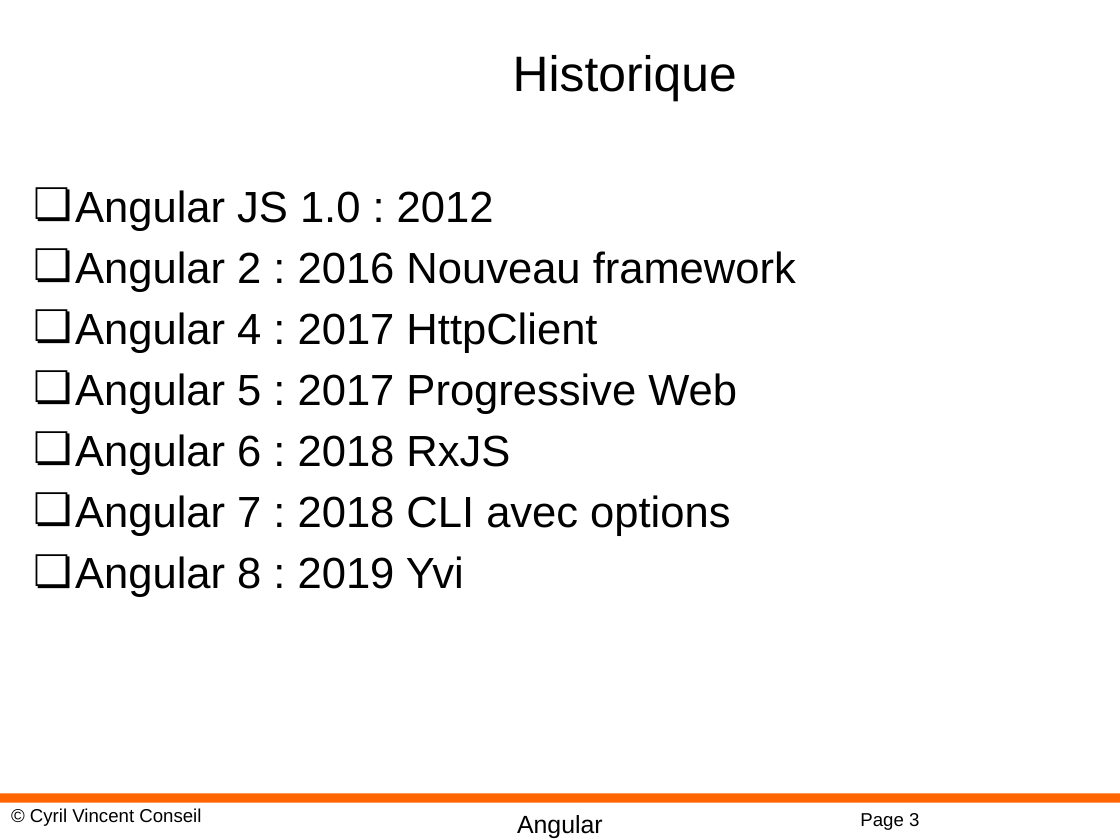
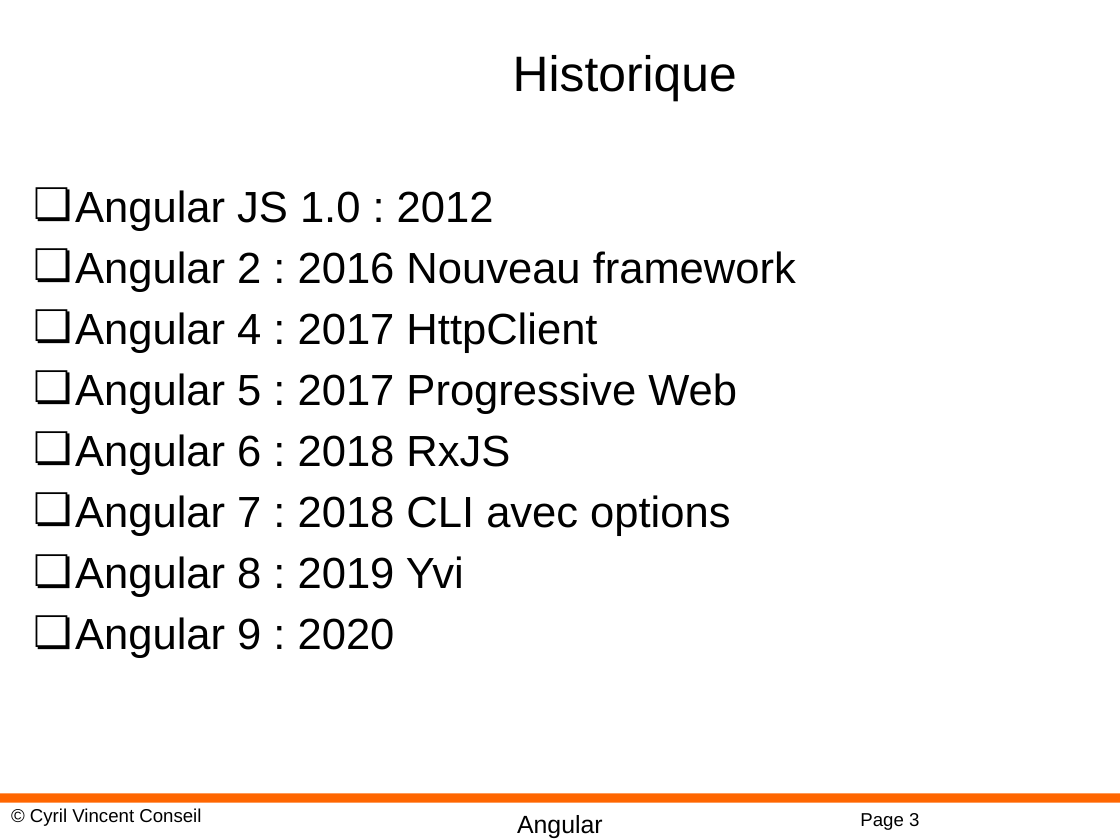
Before and after one commit to cyrilvincent/angular, a slide deck: slide 3 of PPT/Angular01-Intro.pptx. Drawn at 1120x840 pixels with LibreOffice and Linux fonts; fonts in the diff are those of the drawing; background and template pictures are left out. Boxes give left, top, right and bottom in pixels: in the first picture for what was removed or moved away, otherwise in the second. Text is boxed around its words. In the diff, an @@ line names an element or a change of style, - is before the commit and + after.

```diff
--- a/PPT/Angular01-Intro.pptx
+++ b/PPT/Angular01-Intro.pptx
@@ text at [75,617,395,658]: paragraph added @@
+❏ Angular 9 : 2020
```
Also in this commit, not shown: 32 other files.
